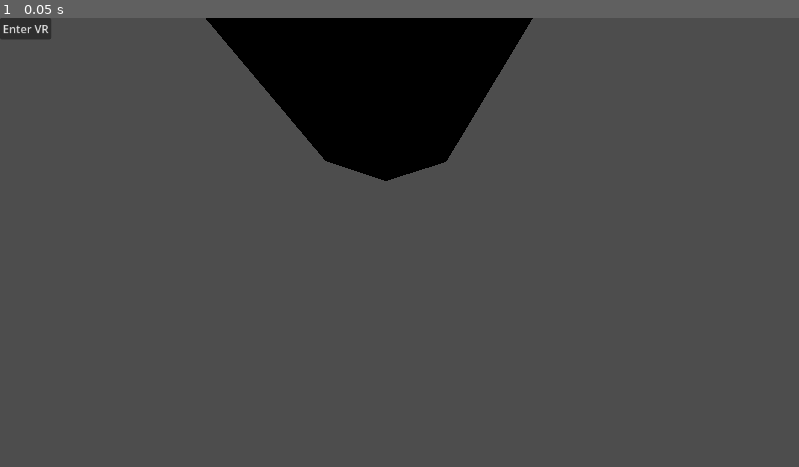
Above: before the commit, frame 1.
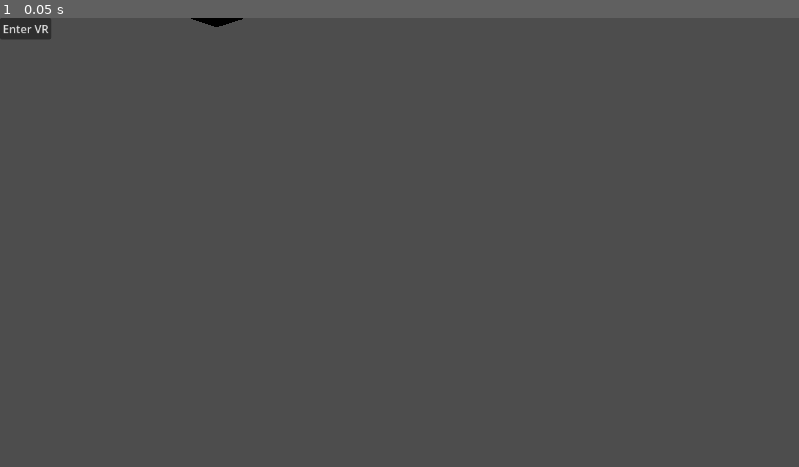
Above: after the commit, the same moment.

Repository: Michal1004/rwr
Game: Godot game, scene res://main.tscn
Two runs of this game, one before a commit and one after it. Both use one fixed random seed, a clock stepped at 60 frames per second and the inputs below.
Inputs:
- Up to frame 1 (0.05 s): no input

The runs differ from the first frame. In frame 1, 9.3% of the frame differs, in the area x 23-67%, y 0-37%.

Commit message:
Dodanie tla

Diff:
--- a/project_files/main.tscn
+++ b/project_files/main.tscn
@@ -9,6 +9,10 @@
 [sub_resource type="BoxMesh" id="BoxMesh_ig7tw"]
 size = Vector3(0.1, 0.1, 0.1)
 
+[sub_resource type="PlaneMesh" id="PlaneMesh_0xm2m"]
+
+[sub_resource type="BoxShape3D" id="BoxShape3D_0xm2m"]
+
 [node name="Node3D" type="Node3D" unique_id=1206672833]
 
 [node name="XROrigin3D" type="XROrigin3D" parent="." unique_id=1095657731]
@@ -17,7 +21,7 @@
 transform = Transform3D(1, 0, 0, 0, 1, 0, 0, 0, 1, 0.017983317, -0.12181568, 0.06600666)
 
 [node name="LeftController" type="XRController3D" parent="XROrigin3D" unique_id=334753170]
-transform = Transform3D(1, 0, 0, 0, 1, 0, 0, 0, 1, -0.21306649, 0, 0.2605585)
+transform = Transform3D(1, 0, 0, 0, 1, 0, 0, 0, 1, -0.213, 0, 0)
 tracker = &"left_hand"
 
 [node name="MeshInstance3D" type="MeshInstance3D" parent="XROrigin3D/LeftController" unique_id=1496738026]
@@ -26,19 +30,20 @@
 [node name="Node3D HandLeftRoot" type="Node3D" parent="XROrigin3D/LeftController" unique_id=1611050035]
 
 [node name="hand_left" parent="XROrigin3D/LeftController/Node3D HandLeftRoot" unique_id=735399360 instance=ExtResource("1_0xm2m")]
-transform = Transform3D(1, 0, 0, 0, 1, 0, 0, 0, 1, -0.2916114, -0.4364888, 0.1717856)
+transform = Transform3D(0.5, 0, 0, 0, 0.5, 0, 0, 0, 0.5, -0.292, 0, 0)
 
 [node name="RightController" type="XRController3D" parent="XROrigin3D" unique_id=1445229272]
+transform = Transform3D(1, 0, 0, 0, 1, 0, 0, 0, 1, -0.5, 0, 0)
 tracker = &"right_hand"
 
 [node name="MeshInstance3D" type="MeshInstance3D" parent="XROrigin3D/RightController" unique_id=314137826]
-transform = Transform3D(1, 0, 0, 0, 1, 0, 0, 0, 1, 0.041434526, -0.11833525, 0.05102873)
+transform = Transform3D(1, 0, 0, 0, 1, 0, 0, 0, 1, 0.041, 0, 0)
 mesh = SubResource("BoxMesh_ig7tw")
 
 [node name="Node3D HandRightRoot" type="Node3D" parent="XROrigin3D/RightController" unique_id=140452139]
 
 [node name="hand_right" parent="XROrigin3D/RightController/Node3D HandRightRoot" unique_id=822245146 instance=ExtResource("2_h2yge")]
-transform = Transform3D(1, 0, 0, 0, 1, 0, 0, 0, 1, -0.8365482, -0.28837925, 0.5393046)
+transform = Transform3D(0.5, 0, 0, 0, 0.5, 0, 0, 0, 0.5, -0.49, 0, 0)
 
 [node name="CanvasLayer" type="CanvasLayer" parent="." unique_id=225138735]
 
@@ -46,3 +51,15 @@
 offset_right = 8.0
 offset_bottom = 8.0
 text = "Enter VR"
+
+[node name="Node3D Level" type="Node3D" parent="." unique_id=1035724941]
+
+[node name="MeshInstance3D" type="MeshInstance3D" parent="Node3D Level" unique_id=261712628]
+transform = Transform3D(20, 0, 0, 0, 20, 0, 0, 0, 20, 0.0013117194, -0.0050081015, 0.0024009943)
+mesh = SubResource("PlaneMesh_0xm2m")
+
+[node name="StaticBody3D" type="StaticBody3D" parent="Node3D Level/MeshInstance3D" unique_id=1153829320]
+
+[node name="CollisionShape3D" type="CollisionShape3D" parent="Node3D Level/MeshInstance3D/StaticBody3D" unique_id=621276721]
+transform = Transform3D(20, 0, 0, 0, 20, 0, 0, 0, 20, 0, 0, 0)
+shape = SubResource("BoxShape3D_0xm2m")
